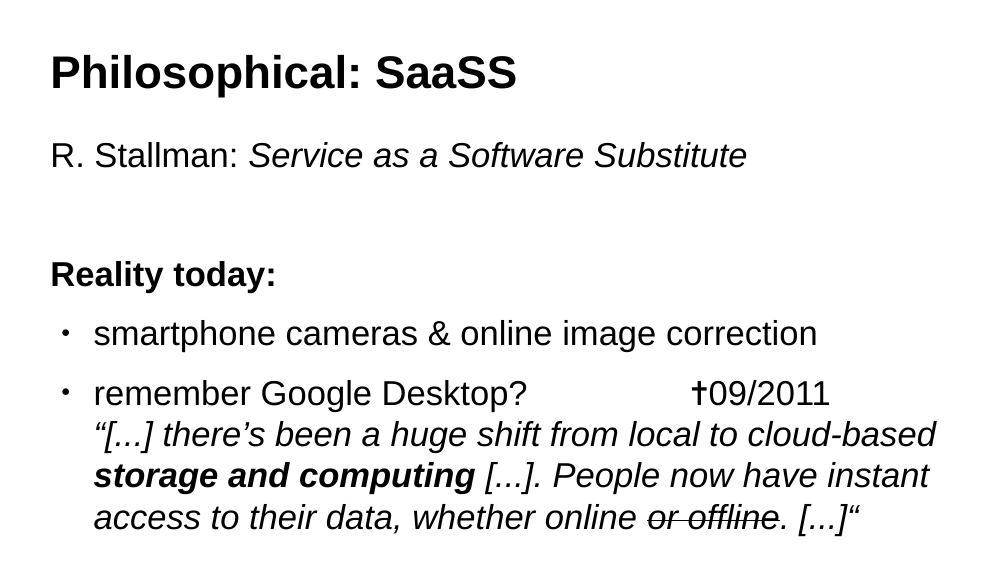
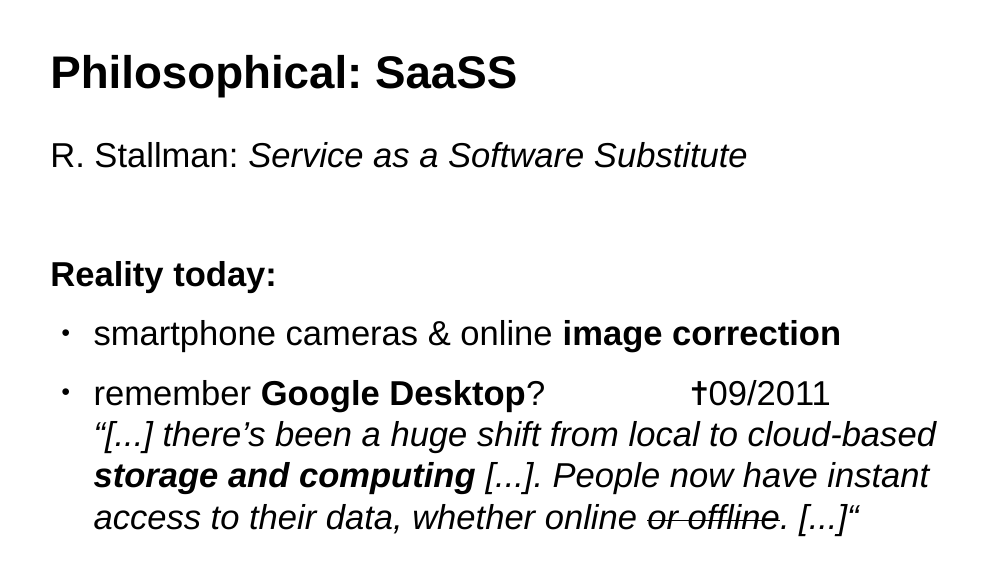
Before and after one commit to ax3l/datenspuren_2016, a slide deck: slide 11 of Slides.odp (slide 10 before the commit). Drawn at 1008x567 pixels with LibreOffice and Linux fonts; fonts in the diff are those of the drawing; background and template pictures are left out. Boxes give left, top, right and bottom in pixels: in the first picture for what was removed or moved away, otherwise in the second. Text is boxed around its words. In the diff, an @@ line names an element or a change of style, - is before the commit and + after.

Commit message:
Mo(o)re Images ;)

```diff
--- a/Slides.odp
+++ b/Slides.odp
@@ text at [94, 320, 936, 534]: bold on in "image correction", "Google Desktop?" @@
```
Also in this commit, not shown: 6 other slides changed, 4 slides added, 2 slides removed.
